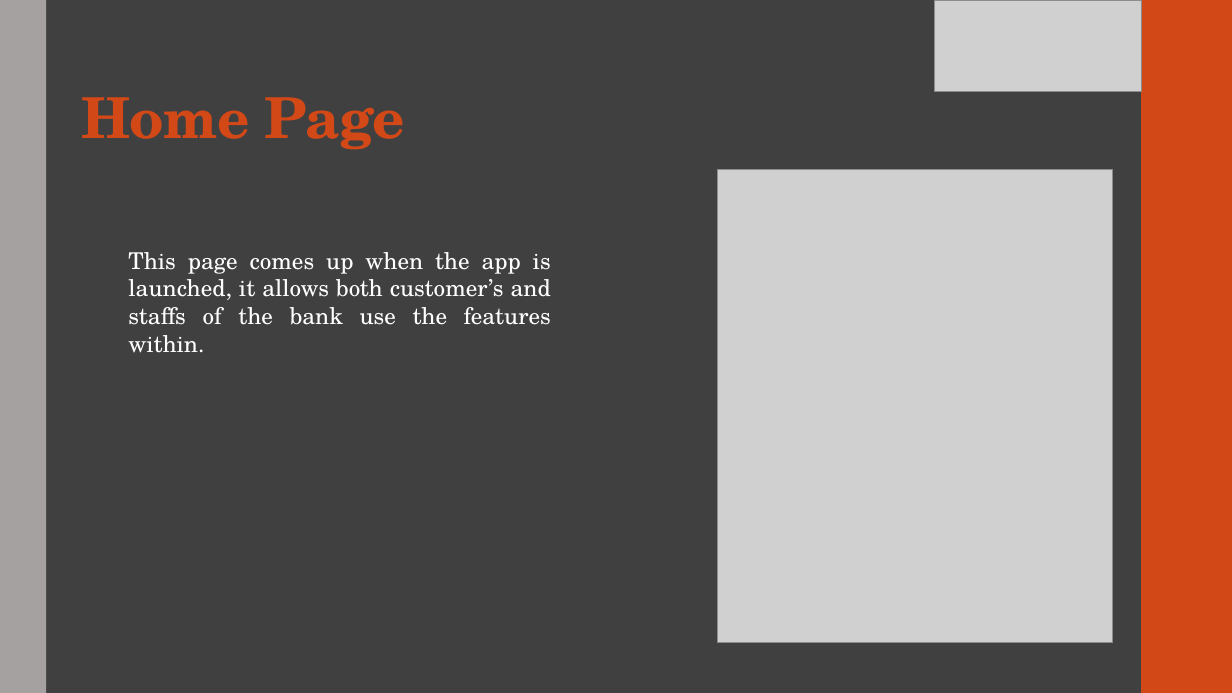
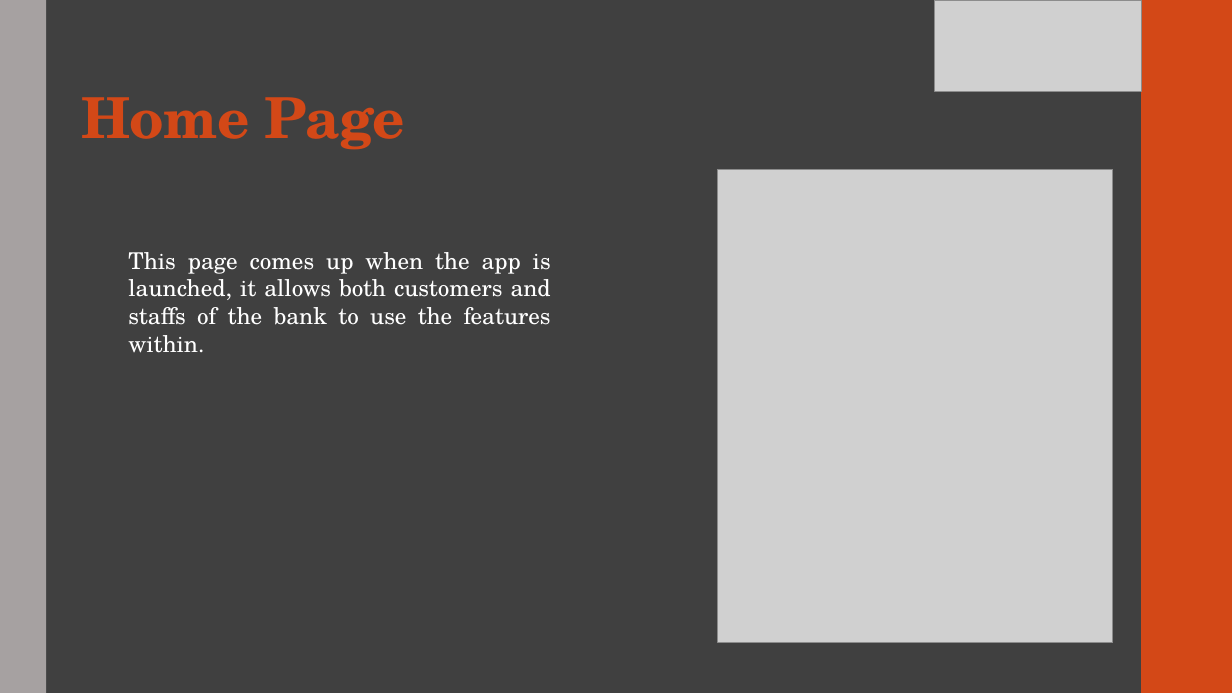
Before and after one commit to anjielayo/AZBanking, a slide deck: slide 2 of AZBanking presentation.pptx. Drawn at 1232x693 pixels with LibreOffice and Linux fonts; fonts in the diff are those of the drawing; grey boxes stand for pictures. Boxes give left, top, right and bottom in pixels: in the first picture for what was removed or moved away, otherwise in the second. Text is boxed around its words. In the diff, an @@ line names an element or a change of style, - is before the commit and + after.

```diff
--- a/AZBanking presentation.pptx
+++ b/AZBanking presentation.pptx
@@ text at (128,252,551,353): text changed @@
-This page comes up when the app is launched, it allows both customer’s and staffs of the bank use the features within.
+This page comes up when the app is launched, it allows both customers and staffs of the bank to use the features within.
```
Also in this commit, not shown: 12 other slides changed, 2 slides added, 8 other files.
